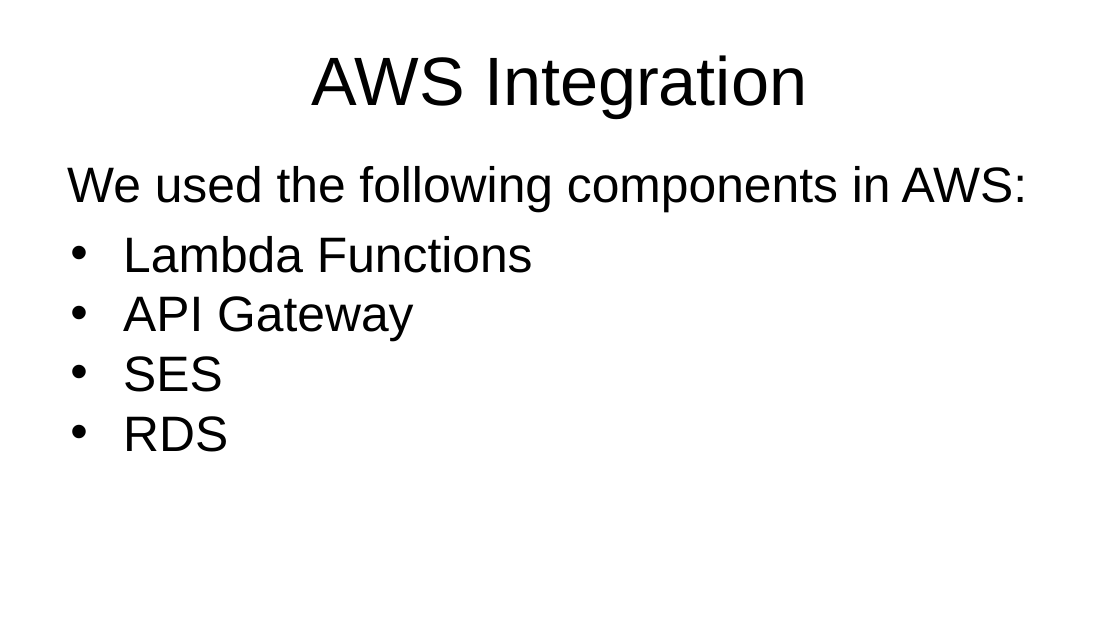
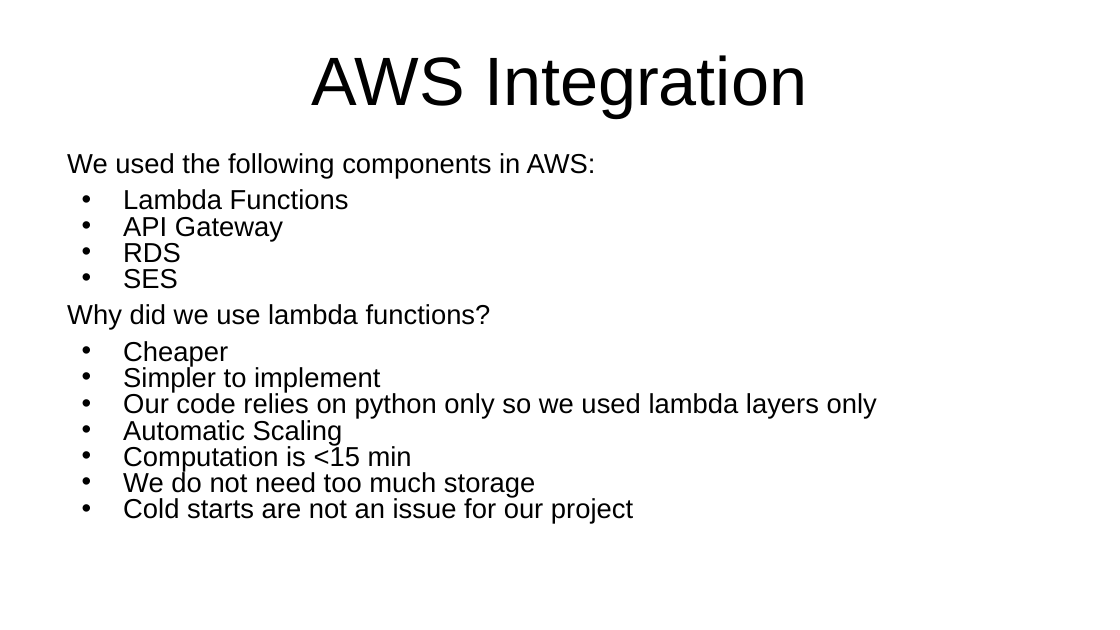
Before and after one commit to Prsnt95/BirdApp, a slide deck: slide 3 of Documents for submission/Bird App.pptx. Drawn at 1120x630 pixels with LibreOffice and Linux fonts; fonts in the diff are those of the drawing; background and template pictures are left out. Boxes give left, top, right and bottom in pixels: in the first picture for what was removed or moved away, otherwise in the second. Text is boxed around its words. In the diff, an @@ line names an element or a change of style, - is before the commit and + after.

```diff
--- a/Documents for submission/Bird App.pptx
+++ b/Documents for submission/Bird App.pptx
@@ text at box(67, 153, 596, 289): size 32 to 17.6 pt in "We used the following components in AWS:", "Lambda Functions", "API Gateway", "SES"; line spacing 1 to 0.8; indent changed @@
@@ text at box(123, 243, 181, 263): paragraph added @@
+• RDS
@@ text at box(67, 304, 877, 524): text changed; size 32 to 17.6 pt @@
-• RDS
+Why did we use lambda functions?
+• Cheaper
+• Simpler to implement
+• Our code relies on python only so we used lambda layers only
+• Automatic Scaling
+• Computation is <15 min
+• We do not need too much storage
+• Cold starts are not an issue for our project
```
Also in this commit, not shown: 3 other slides changed, 1 other file.
